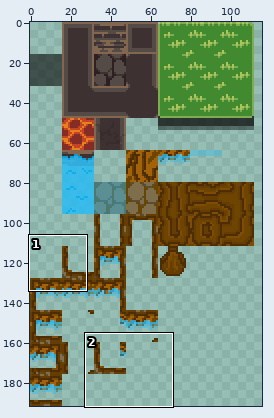
File history of a sprite sheet, sprites/spr_tileset_cave/36869dbf-ae9d-4b36-9a9a-08e0ab74d417.png. The first picture is a wide view before the edit; the outline marks the close-up.
Close-up. As it was:
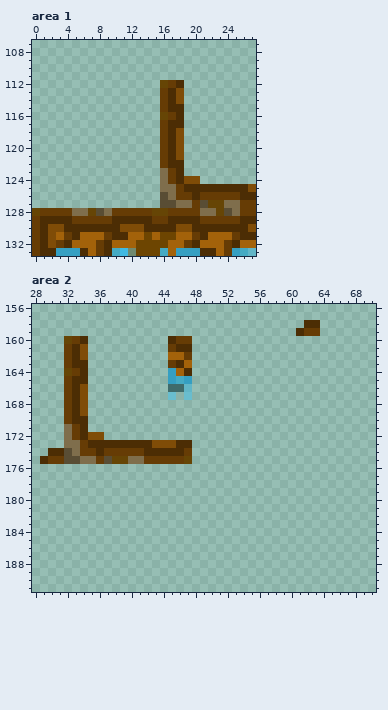
The file is 128x192 pixels. Colours within 5 levels of each other are drawn and written as one. Shown: area 1: x 0..27, y 107..133; area 2: x 28..70, y 156..191. The wide view leaves out empty margins.
The same view after the edit:
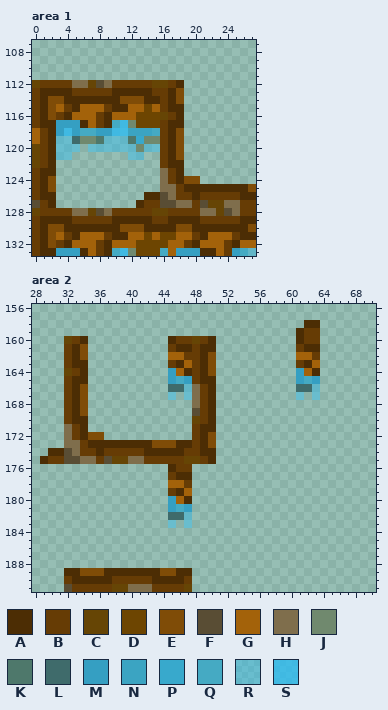
Palette (. is transparent): A #4c2d04  B #663c05  C #664505  D #6d4501  E #7f4c07  F #594d34  G #a3620a  H #7f6e4c  J #70896e  K #4e786b  L #3f6b6b  M #359fc2  N #3ba4c2  P #38a9cc  Q #45aac3  R #2fbbf06f  S #2fbbf0ce
From old to new:
Area 1:
y 112: x 0..15 ................ -> CBBBBHHCFHBBBBBC
y 113: x 0..15 ................ -> BAAAABBBBBAAAAAB
y 114: x 0..15 ................ -> BAEEAAAAAAAEEEAA
y 115: x 0..15 ................ -> BAEGBAGGGBAAGGDG
y 116: x 0..15 ................ -> BAEBAGGGBAGGGDDD
y 117: x 0..15 ................ -> BAAMMMAGBAQSJDDD
y 118: x 0..15 ................ -> GBAMSMQQMMSSNNNQ
y 119: x 0..15 ................ -> GBARRLJJKRRRKPJJ
y 120: x 0..5 ...... -> CBARRR; x 7..15 ......... -> RRRRRRJRR
y 121: x 0..4 ..... -> CBARR; x 12..13 .. -> RR
y 122: x 0..2 ... -> CBA
y 123: x 0..2 ... -> BAA
y 124..125: x 0..2 ... -> BAE
y 126: x 0..2 ... -> BAA; x 14..15 .. -> AA
y 127: x 0..2 ... -> FBA; x 13..15 ... -> ABB
Area 2:
y 160: x 48..50 ... -> CBA; x 61..63 ... -> ABB
y 161: x 48..50 ... -> BAA; x 61..63 ... -> BAA
y 162: x 48..50 ... -> BAE; x 61..63 ... -> GGB
y 163: x 48..50 ... -> BAE; x 61..63 ... -> BAG
y 164: x 48..50 ... -> BAE; x 61..63 ... -> MGA
y 165: x 48..50 ... -> BAA; x 61..63 ... -> MQM
y 166: x 48..50 ... -> HBA; x 61..63 ... -> LLR
y 167: x 48..50 ... -> HBA; x 61 . -> R; x 63 . -> R
y 168: x 48..50 ... -> HBA
y 169: x 48..50 ... -> FBA
y 170: x 48..50 ... -> CBA
y 171: x 48..50 ... -> BAA
y 172..173: x 48..50 ... -> BAE
y 174: x 48..50 ... -> BAA
y 175: x 48..50 ... -> CBA
y 176: x 45..47 ... -> ABB
y 177: x 45..47 ... -> BAA
y 178: x 45..47 ... -> GGB
y 179: x 45..47 ... -> BAG
y 180: x 45..47 ... -> MGA
y 181: x 45..47 ... -> MQM
y 182: x 45..47 ... -> LLR
y 183: x 45 . -> R; x 47 . -> R
y 189: x 32..47 ................ -> AAEEEAAAAAAAEEAA
y 190: x 32..47 ................ -> BAAAAABBBBBAAAAB
y 191: x 32..47 ................ -> FBBBBBCCHHHBBBBC
Boxes around the changes in both close-ups, in picture pixels (x1, y1, x2, y2):
added: (32, 80, 160, 208)
added: (168, 336, 216, 528)
added: (296, 336, 320, 400)
added: (64, 568, 192, 592)
